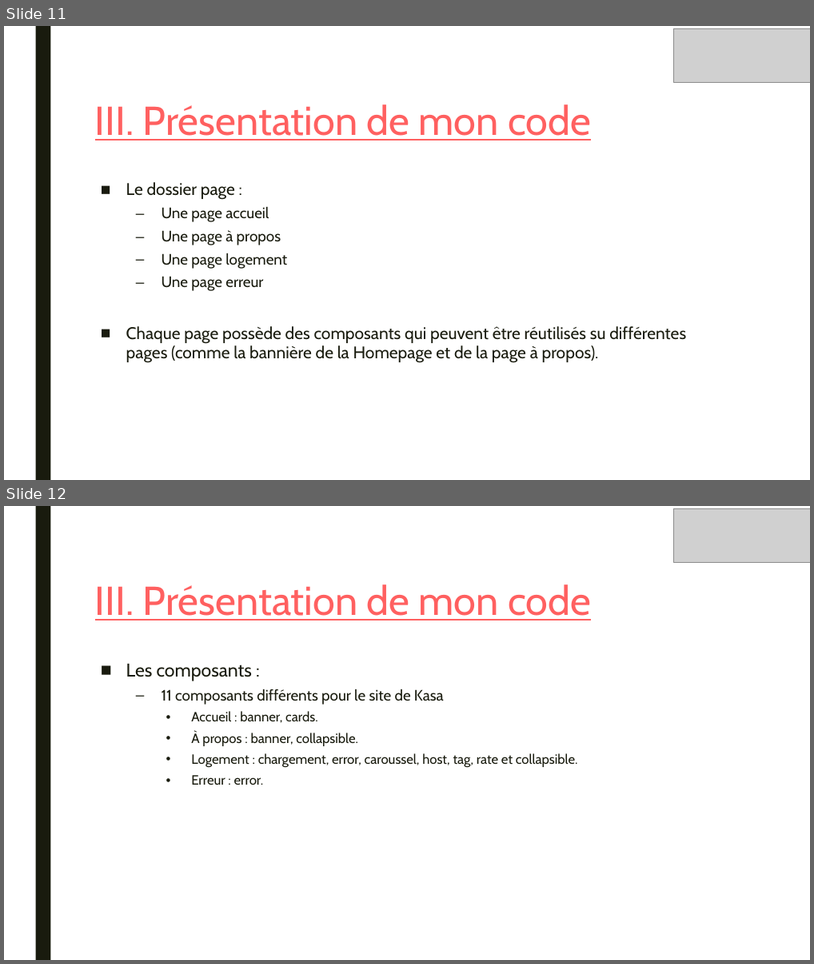
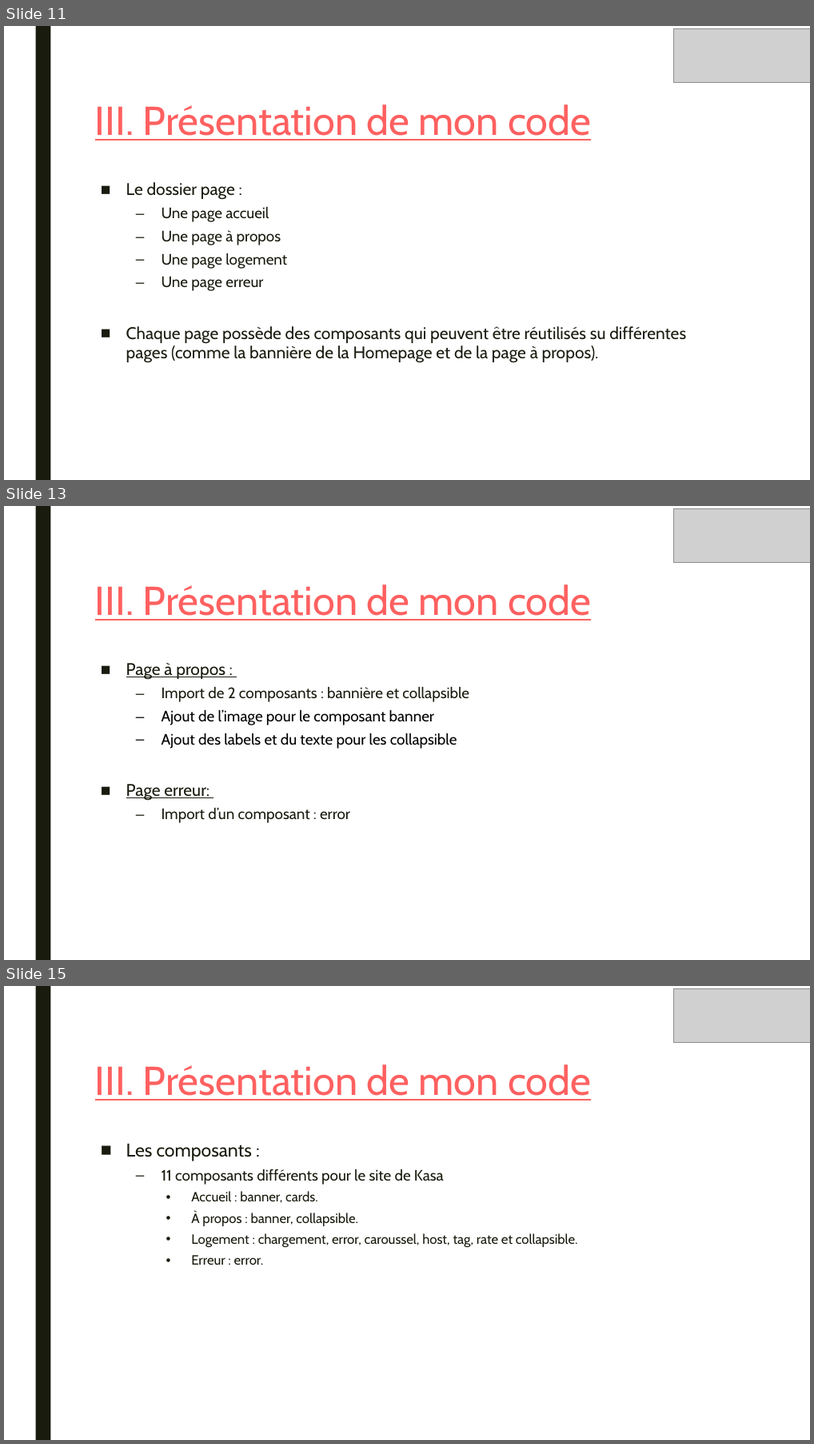
Before and after one commit to mathc28/Kasa, a slide deck: Soutenance/PrésentationP8.pptx. Shown one above the other, each under a label of ours: slides 11 and 12 before the commit, slides 11, 13 and 15 after it; the slides between them are not shown. The pictures are 814x964 and 814x1444 pixels, drawn with LibreOffice and Linux fonts; fonts in the diff are those of the drawing; grey boxes stand for pictures. Boxes give left, top, right and bottom in pixels: in the first picture for what was removed or moved away, otherwise in the second. Text is boxed around its words. In the diff, an @@ line names an element or a change of style, - is before the commit and + after.

```diff
--- a/Soutenance/PrésentationP8.pptx
+++ b/Soutenance/PrésentationP8.pptx
@@ slide 13 added at (4, 506, 810, 960), background #FFFFFF; not listed: 1 template element that a slide beside it also shows @@
@@ picture added at (674, 509, 810, 562) @@
@@ title added at (95, 584, 591, 620), 48 pt, text #FF6060, underline @@
+III. Présentation de mon code
@@ text added at (126, 663, 470, 823), 18 pt, text #191B0E @@
+■ Page à propos :
+  – Import de 2 composants : bannière et collapsible
+  – Ajout de l’image pour le composant banner
+  – Ajout des labels et du texte pour les collapsible
+■ Page erreur:
+  – Import d’un composant : error
@@ what was slide 12 is now slide 15 @@
```
Also in this commit, not shown: 1 slide changed, 5 other slides added, 12 other files.
